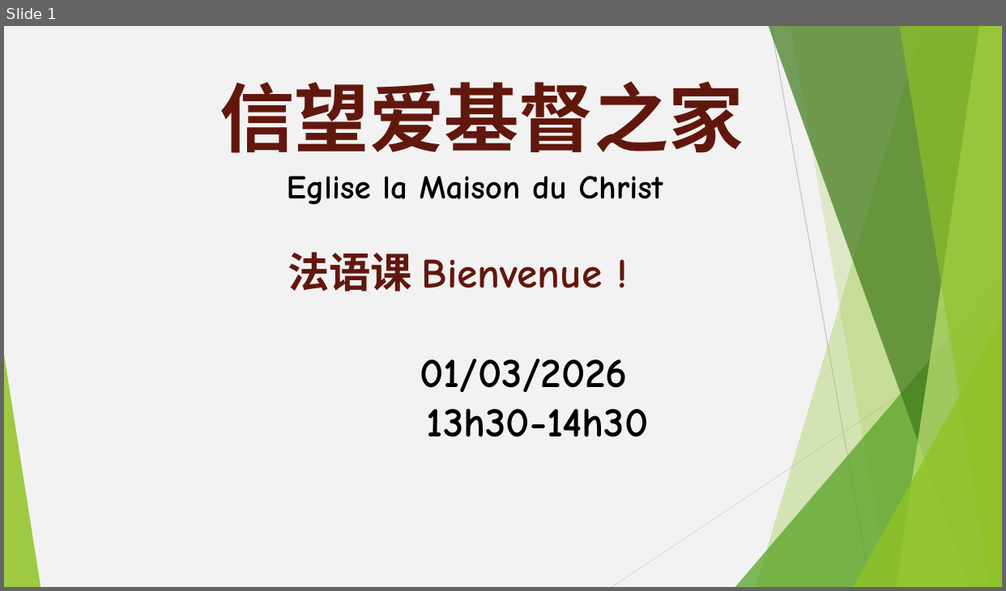
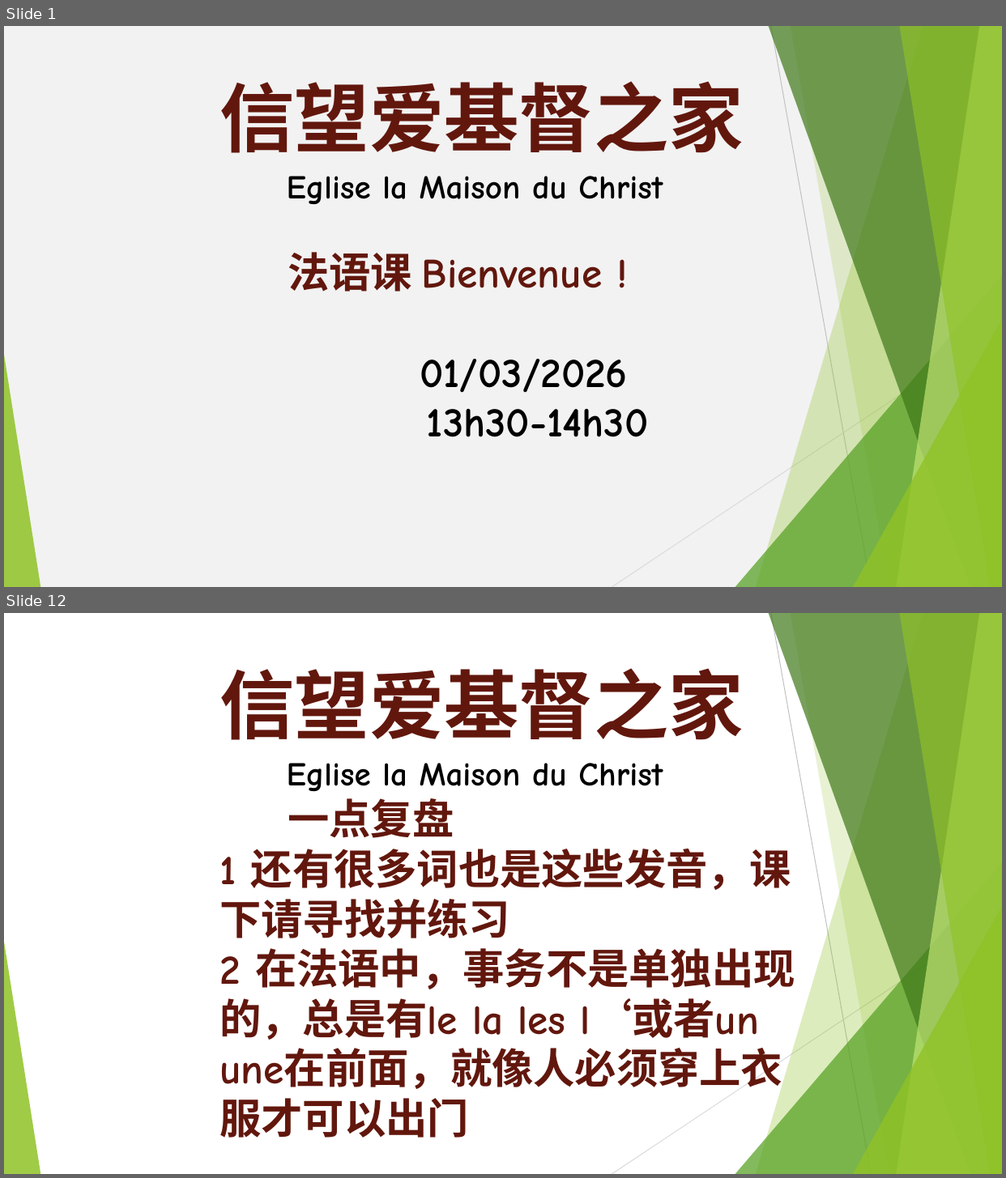
Before and after one commit to WANGZijian1994/SildePPT, a slide deck: 2026-03-01 法语课.pptx. Shown one above the other, each under a label of ours: slide 1 before the commit, slides 1 and 12 after it; the slides between them are not shown. The pictures are 1006x591 and 1006x1178 pixels, drawn with LibreOffice and Linux fonts; fonts in the diff are those of the drawing. Boxes give left, top, right and bottom in pixels: in the first picture for what was removed or moved away, otherwise in the second. Text is boxed around its words. In the diff, an @@ line names an element or a change of style, - is before the commit and + after.

Commit message:
法语课件

```diff
--- a/2026-03-01 法语课.pptx
+++ b/2026-03-01 法语课.pptx
@@ slide 12 added at (x1=4, y1=613, x2=1002, y2=1174), background #FFFFFF; not listed: 10 template elements that a slide beside it also shows @@
@@ text added at (x1=219, y1=668, x2=795, y2=1138), 40 pt, text #62170D, bold @@
+信望爱基督之家
+Eglise la Maison du Christ
+一点复盘
+1 还有很多词也是这些发音，课下请寻找并练习
+2 在法语中，事务不是单独出现的，总是有le la les l‘或者un une在前面，就像人必须穿上衣服才可以出门
```
Also in this commit, not shown: 1 slide changed, 22 other slides added, 2 other files.
